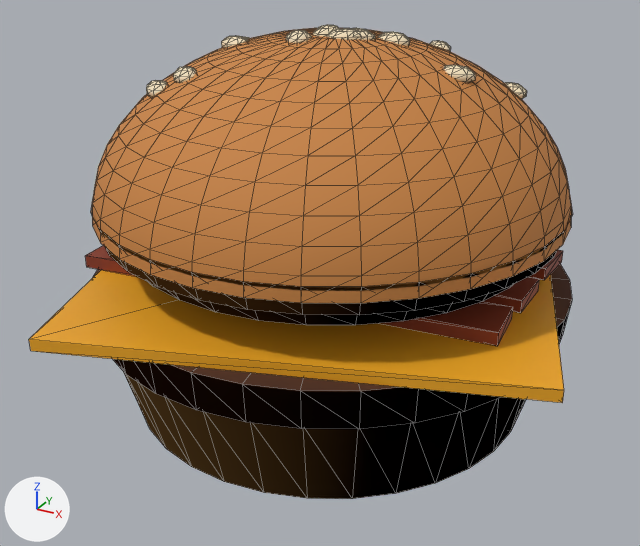
The glTF model public/modelos/burger-smash-picante.glb, before and after one commit.
Both versions are drawn from a camera (50 mm lens) standing at (0.1095, -0.2054, 0.1376) and looking at (0.0003, -0.0069, 0.0384). Every picture has the same lights, and +X, +Y and +Z are marked at lower left. The first picture is the older version. Mesh edges are drawn as thin lines. Vertices at exactly the same position are counted once.
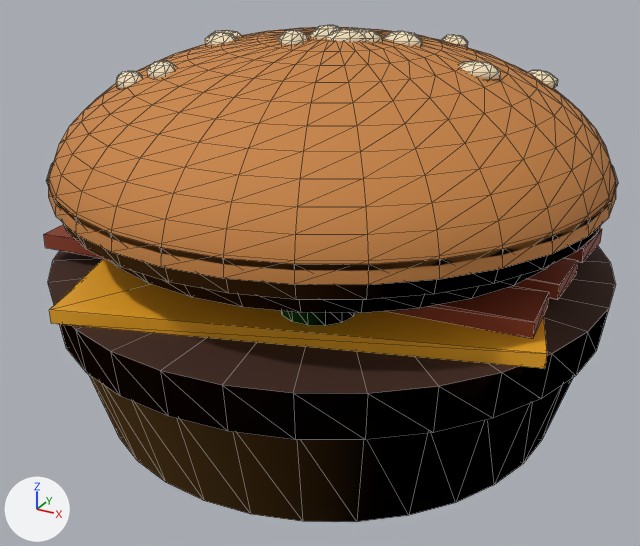
Pixel boxes (x1, y1, x2, y2) of what changed, in the pictures (640 x 546 px; the box of a moved part takes in the faces that stretch with it):
'Mesh_0', reshaped
    before: (29, 25, 573, 499)
    after: (44, 25, 618, 522)
part 1 of me_mesh_0, moved or reshaped
    before: (93, 264, 572, 499)
    after: (48, 245, 616, 522)
part 2 of me_mesh_0, moved or reshaped
    before: (29, 270, 564, 403)
    after: (49, 259, 547, 368)
part 3 of me_mesh_0, moved or reshaped
    before: (529, 250, 563, 280)
    after: (565, 228, 602, 263)
part 4 of me_mesh_0, moved or reshaped
    before: (483, 277, 540, 313)
    after: (514, 258, 578, 300)
part 5 of me_mesh_0, moved or reshaped
    before: (85, 245, 513, 346)
    after: (44, 224, 549, 339)
part 6 of me_mesh_0, moved or reshaped (not visible before)
    after: (281, 311, 355, 326)
part 7 of me_mesh_0, moved or reshaped
    before: (91, 206, 573, 325)
    after: (46, 163, 618, 313)
part 8 of me_mesh_0, moved or reshaped
    before: (92, 28, 571, 303)
    after: (48, 27, 616, 285)
part 9 of me_mesh_0, moved or reshaped
    before: (221, 36, 248, 48)
    after: (205, 32, 238, 46)
part 10 of me_mesh_0, moved or reshaped
    before: (430, 41, 450, 51)
    after: (442, 34, 468, 47)
part 11 of me_mesh_0, moved or reshaped (not visible before)
    after: (214, 30, 242, 37)
part 12 of me_mesh_0, moved or reshaped
    before: (173, 66, 196, 83)
    after: (147, 60, 175, 79)
part 13 of me_mesh_0, moved or reshaped
    before: (286, 30, 312, 43)
    after: (279, 30, 309, 45)
part 14 of me_mesh_0, moved or reshaped
    before: (327, 28, 361, 40)
    after: (326, 29, 365, 42)
part 15 of me_mesh_0, moved or reshaped
    before: (378, 32, 410, 46)
    after: (384, 31, 422, 47)
part 16 of me_mesh_0, moved or reshaped
    before: (443, 65, 475, 82)
    after: (460, 61, 500, 80)
part 17 of me_mesh_0, moved or reshaped
    before: (146, 80, 167, 97)
    after: (116, 71, 142, 89)
part 18 of me_mesh_0, moved or reshaped
    before: (313, 25, 375, 40)
    after: (310, 25, 382, 42)
part 19 of me_mesh_0, moved or reshaped
    before: (504, 83, 527, 99)
    after: (529, 70, 558, 88)

Diff of the bpy script that builds the scene:
```diff
--- a/public/modelos/burger-smash-picante.glb.py
+++ b/public/modelos/burger-smash-picante.glb.py
@@ me_mesh_0 @@
 me_mesh_0.from_pydata(...)  # 1370 vertices, 2356 faces; spans x -0.077..0.077, y -0.077..0.077, z 0.0..0.105
+# me_mesh_0 part 1: the loose piece of 135 vertices spanning x -0.067..0.067, y -0.067..0.067, z 0.0..0.037 is scaled about the mesh origin by 1.15
+# me_mesh_0 part 2: the loose piece of 8 vertices spanning x -0.077..0.077, y -0.077..0.077, z 0.037..0.04 is scaled about the mesh origin by (0.935, 0.935, 1.15)
+# me_mesh_0 part 3: the loose piece of 8 vertices spanning x -0.058..0.058, y 0.015..0.035, z 0.04..0.043 is scaled about the mesh origin by 1.15
+# me_mesh_0 part 4: the loose piece of 8 vertices spanning x -0.058..0.058, y -0.008..0.008, z 0.04..0.043 is scaled about the mesh origin by 1.15
+# me_mesh_0 part 5: the loose piece of 8 vertices spanning x -0.058..0.058, y -0.038..-0.012, z 0.04..0.043 is scaled about the mesh origin by 1.15
+# me_mesh_0 part 6: the loose piece of 28 vertices spanning x 0.008..0.023, y -0.04..-0.025, z 0.044..0.047 is scaled about its middle by 1.15, then moved by (0.007, -0.016, 0.007)
+# me_mesh_0 part 7: the loose piece of 134 vertices spanning x -0.064..0.064, y -0.064..0.064, z 0.047..0.061 is scaled about the mesh origin by 1.15
+# me_mesh_0 part 8: the loose piece of 397 vertices spanning x -0.064..0.064, y -0.064..0.064, z 0.057..0.103 is scaled about its middle by (1.15, 1.15, 0.801), then moved by (0.0, 0.0, 0.004)
+# me_mesh_0 part 9: the loose piece of 34 vertices spanning x -0.029..-0.02, y -0.011..-0.004, z 0.096..0.101 is moved by (-0.004, -0.001, 0.0)
+# me_mesh_0 part 10: the loose piece of 34 vertices spanning x 0.015..0.022, y 0.024..0.032, z 0.093..0.098 is moved by (0.003, 0.004, 0.001)
+# me_mesh_0 part 11: the loose piece of 34 vertices spanning x -0.036..-0.027, y 0.001..0.008, z 0.094..0.099 is moved by (-0.005, 0.001, 0.001)
+# me_mesh_0 part 12: the loose piece of 34 vertices spanning x -0.031..-0.023, y -0.031..-0.023, z 0.091..0.096 is moved by (-0.004, -0.004, 0.001)
+# me_mesh_0 part 13: the loose piece of 34 vertices spanning x -0.008..-0.001, y -0.014..-0.005, z 0.1..0.104 is moved by (-0.001, -0.001, 0.0)
+# me_mesh_0 part 14: the loose piece of 34 vertices spanning x 0.002..0.01, y -0.008..0.0, z 0.1..0.105 is moved by (0.001, -0.001, 0.0)
+# me_mesh_0 part 15: the loose piece of 34 vertices spanning x 0.011..0.02, y 0.001..0.007, z 0.099..0.104 is moved by (0.002, 0.001, 0.0)
+# me_mesh_0 part 16: the loose piece of 34 vertices spanning x 0.029..0.039, y -0.004..0.002, z 0.093..0.098 is moved by (0.005, 0.0, 0.001)
+# me_mesh_0 part 17: the loose piece of 34 vertices spanning x -0.039..-0.031, y -0.032..-0.024, z 0.087..0.092 is moved by (-0.005, -0.004, 0.002)
+# me_mesh_0 part 18: 50 of the vertices in x -0.002..0.013, y -0.007..0.002, z 0.1..0.105 are scaled about their middle by (1.15, 1.15, 1.16), then moved by (0.001, 0.0, 0.0)
+# me_mesh_0 part 19: 34 of the vertices in x 0.036..0.044, y 0.023..0.031, z 0.084..0.089 are moved by (0.006, 0.004, 0.003)
 me_mesh_0.materials.append(mat_pan)
```
